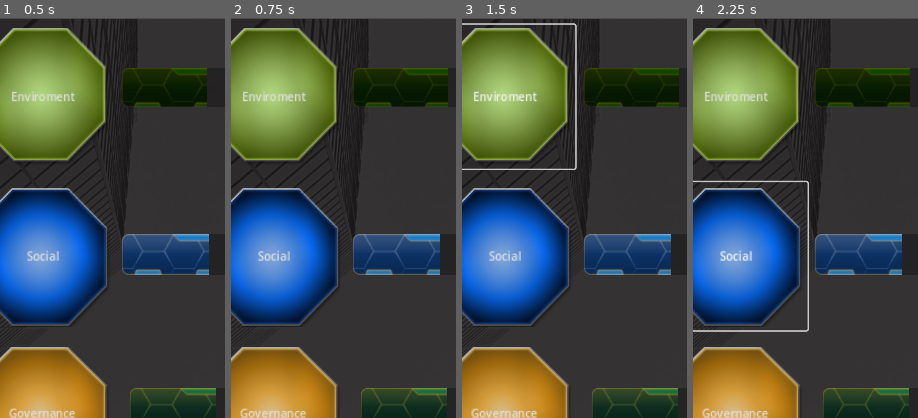
Above: before the commit, frames 1-4 (left to right).
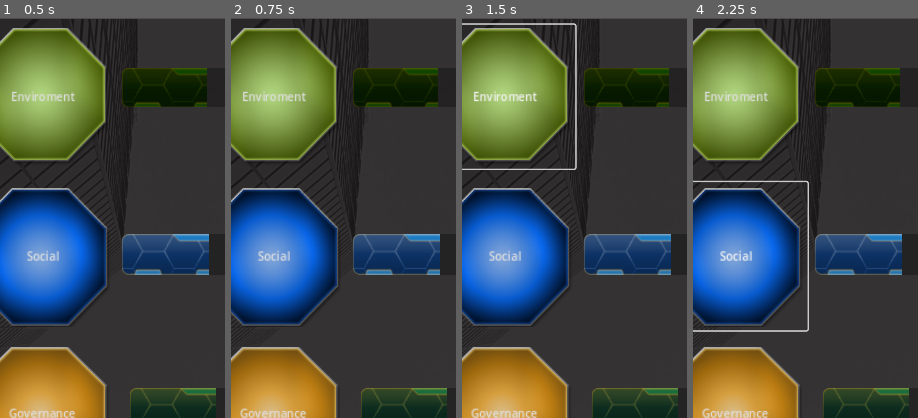
Above: after the commit, the same moments.

Repository: lu1z/hackathon_cpdi
Game: Godot game, scene res://scenes/game.tscn
The game is run twice, just before and just after one commit, with the same random seed, the same clock (stepped at 60 frames per second) and the same inputs.
Inputs:
- Up to frame 1 (0.5 s): no input
- Up to frame 2 (0.75 s): click "PRÓXIMO MÊS" at 0.5 s
- Up to frame 3 (1.5 s): click "Enviroment" at 1.25 s
- Up to frame 4 (2.25 s): click "Social" at 2 s
The pictures show only the part of the screen within x 10-60%, y 0-50%; the shares and areas given below are measured in that part.

Frame 1 is identical in both runs. In frame 2, 0.4% of the frame differs, in the area x 92-97%, y 12-23%; in frame 3, 0.4%; in frame 4, 0.4%.

Commit message:
Refactor game loop out of existence for event driven approach

Diff:
--- a/scripts/action.gd
+++ b/scripts/action.gd
@@ -1,6 +1,5 @@
-extends Object
+class_name Action extends Object
 
-class_name Action
 
 var name: StringName
 var arg1: String
@@ -8,11 +7,14 @@
 var arg3: String
 var arg4: String
 
+
 func execute():
 	Callable(Action, name).call(arg1, arg2, arg3, arg4)
 
+
 static func do_nothing(_arg1, _arg2, _arg3, _arg4):
 	pass
+
 
 static func change_revenue(_arg1, _arg2, _arg3, _arg4):
 	var value = int(_arg1)
@@ -32,10 +34,12 @@
 		turn_timer.bind(turn_timer, period)
 	)
 
+
 static func change_skips(_arg1, _arg2, _arg3, _arg4):
 	var value = int(_arg1)
 	GameManager.score_manager.skip += value
 
+
 static func change_skips_and_revenue(_arg1, _arg2, _arg3, _arg4):
 	change_skips(_arg1, "", "", "")
 	change_revenue(_arg2, _arg3, "", "")
--- a/scripts/character.gd
+++ b/scripts/character.gd
@@ -1,6 +1,4 @@
-extends Object
-
-class_name Character
+class_name Character extends Object
 
 var id: StringName
 var display_name: StringName
--- a/scripts/data_loader.gd
+++ b/scripts/data_loader.gd
@@ -1,11 +1,13 @@
-extends Object
+class_name DataLoader extends Object
 
-class_name DataLoader
 
 enum {JSON_FILE, CONFIG_FILE, CSV_FILE}
+var strategy = CONFIG_FILE
+
 
 static var QUESTIONS_FILE_PATH = "res://questions.txt"
-var strategy = CONFIG_FILE
+static var CHARACTERS_FILE_PATH = "res://characters.txt"
+
 
 func load_file():
 	match strategy:
@@ -16,24 +18,7 @@
 		JSON_FILE:
 			return load_json_file()
 
-func save_file():
-	var config = ConfigFile.new()
-
-	# Store some values.
-	config.set_value("q1", "PERGUNTA", "Jonas, Lider de manutenção setor financeiro quer implementar paineis solares para a geração de energia da empresa, voce aceita?")
-	config.set_value("q1", "ESG", [0,0,0,1,0,1,0,3,0,0,0,0,0,0,0,0,0,0,0,0,0,0,0,0,0,0,0,-1,0,-1,0,-3,0,0,0,0,0,0,0,0,0,0,0,0,0,0,0,0])
-	config.set_value("q1", "AREA", "ENVIROMENT")
-	config.set_value("q1", "SETOR", "MANUTENÇÃO")
-
-	config.set_value("q2", "PERGUNTA", "Jonas, Lider de manutenção setor financeiro quer implementar paineis solares para a geração de energia da empresa, voce aceita?")
-	config.set_value("q2", "ESG", [0,0,0,1,0,1,0,3,0,0,0,0,0,0,0,0,0,0,0,0,0,0,0,0,0,0,0,-1,0,-1,0,-3,0,0,0,0,0,0,0,0,0,0,0,0,0,0,0,0])
-	config.set_value("q2", "AREA", "ENVIROMENT")
-	config.set_value("q2", "SETOR", "MANUTENÇÃO")
-
-	# Save it to a file (overwrite if already exists).
-	config.save(QUESTIONS_FILE_PATH)
-
-
+#outdated
 func load_config_file():
 	var q_data = []
 	var config = ConfigFile.new()
@@ -62,12 +47,12 @@
 	#TODO
 	pass
 
+
 func load_csv_file():
 	var file = FileAccess.open(QUESTIONS_FILE_PATH, FileAccess.READ)
 	if file == null:
 		print(FileAccess.get_open_error())
 		return
-
 	var q_data = []
 	while not file.eof_reached():
 		var line = file.get_csv_line()
@@ -89,7 +74,9 @@
 		question.action = action
 		question.id = StringName(line[last])
 		last -= 1
-		question.actor = StringName(line[last])
+		var character = Character.new()
+		character.id = StringName(line[last])
+		question.character = character
 		last -= 1
 		question.question = StringName(line[last])
 		last -= 1
--- a/scripts/game_manager.gd
+++ b/scripts/game_manager.gd
@@ -1,67 +1,43 @@
-extends Control
+class_name GameManager extends Control
 
-class_name GameManager
+
+signal turn_advanced
+
 
 static var myself = new()
 static var question_manager: QuestionManager
 static var score_manager: ScoreManager
 static var turn: int
 
-signal turn_advanced
 
 # Called when the node enters the scene tree for the first time.
 func _ready():
 	initialize_game()
-	print("-----------------preturn-------------------")
-	score_manager.print_score()
-	print("-------------------end-------------------")
-	#Action.change_revenue(100000, 3)
-	#var qqqq = question_manager.questions.filter(func(q): return q.id == "q1")[0]
-	#qqqq.action.execute()
-	#qqqq.action.execute()
-	#var m_callable = Callable(Action, "change_revenue")
-	#m_callable.call("100000", "3")
-	turn_pipeline()
-	for iturn in 10:
-		print(question_manager.current.id)
-		score_manager.apply_revenue()
-		if turn % 2 == 0:
-			question_manager.current.action.execute()
-			score_manager.apply_cost(question_manager.current.cost)
-			score_manager.apply_scores(question_manager.current.esg, Question.yes_group)
-		else:
-			score_manager.apply_scores(question_manager.current.esg, Question.no_group)
-		score_manager.print_score()
-		$TextureRect/botaoE/progressBarE.value = score_manager.get_current_enviroment_score()
-		print("------------------endturn: " + str(turn) + " ------------------")
 
-		await $TextureRect/botaoAvancaTurno.pressed
 
 # Called every frame. 'delta' is the elapsed time since the previous frame.
 func _process(delta):
 	pass
 
+
 func initialize_game():
 	turn = 0
+	question_manager = QuestionManager.new()
+	score_manager = ScoreManager.new()
+# Debug purposes
+	print("--------------------preturn----------------------")
+	score_manager.print_score()
+	print("-----------------preturn-ended-------------------")
 
-	question_manager = QuestionManager.new()
-	question_manager.load_questions()
-	question_manager.shuffle_questions()
-
-	score_manager = ScoreManager.new()
-	score_manager.score_initialize()
-
-func turn_pipeline():
-	pre_turn()
-	turn_processing()
-	post_turn()
 
 func pre_turn():
 	turn += 1
 	myself.turn_advanced.emit()
+	score_manager.apply_revenue()
 	print("------------------turn: " + str(turn) + " ------------------")
 
-func turn_processing():
+
+func present_question():
 	var bad_luck_protection = score_manager.check_bias_necessity()
 	if bad_luck_protection < 0:
 		return question_manager.draw_question()
@@ -69,29 +45,53 @@
 		bad_luck_protection,
 		score_manager.DEFAULT_BIAS_MAGNITUDE
 	)
-	match bad_luck_protection: #debug purposes
+#debug purposes
+	match bad_luck_protection:
 		0:
 			print("-------Triggered Enviroment bias---------")
 			print("Enviroment yes sum: " + str(question_manager.current.group_sum(Question.yes_enviroment) ) )
 			print("Enviroment no  sum: " + str(question_manager.current.group_sum(Question.no_enviroment) ) )
-			print("-------TURN: " + str(turn % 2))
+			print("-------TURN PARITY: " + str(turn % 2))
 		1:
 			print("-------Triggered Social bias---------")
 			print("Social yes sum: " + str(question_manager.current.group_sum(Question.yes_social) ) )
 			print("Social no  sum: " + str(question_manager.current.group_sum(Question.no_social) ) )
-			print("-------TURN: " + str(turn % 2))
+			print("-------TURN PARITY: " + str(turn % 2))
 		2:
 			print("-------Triggered Governance bias---------")
 			print("Governance yes sum: " + str(question_manager.current.group_sum(Question.yes_governance) ) )
 			print("Governance no  sum: " + str(question_manager.current.group_sum(Question.no_governance) ) )
-			print("-------TURN: " + str(turn % 2))
+			print("-------TURN PARITY: " + str(turn % 2))
+# Debug purposes
+	print("Chosen question: " + question_manager.current.id)
+
 
 func post_turn():
+#Debug
+	#change this to native signal value_changed(value)
+	#$TextureRect/botaoE/progressBarE.value = score_manager.get_current_enviroment_score()
+	print("------------------endturn: " + str(turn) + " ------------------")
 	if score_manager.check_win_condition():
 		print("---------------------Won-------------------")
 	if score_manager.check_lose_condition():
 		print("---------------------Lost-------------------")
 
+
+# connect to yes button
+func _on_botao_pergunta_nao_pressed():
+	score_manager.apply_scores(question_manager.current.esg, Question.no_group)
+	post_turn()
+
+
+# connect to yes button
+func _on_botao_pergunta_sim_pressed():
+	score_manager.apply_cost(question_manager.current.cost)
+	score_manager.apply_scores(question_manager.current.esg, Question.yes_group)
+	question_manager.current.action.execute()
+	post_turn()
+
+
 func _on_botao_avanca_turno_pressed():
 	print("Next turn pressed")
-	turn_pipeline()
+	pre_turn()
+	present_question()
--- a/scripts/question.gd
+++ b/scripts/question.gd
@@ -1,9 +1,7 @@
-extends Object
-
-class_name Question
+class_name Question extends Object
 
 var id: StringName
-var actor: StringName
+var character: Character
 var question: StringName
 var yes: StringName
 var no: StringName
--- a/scripts/question_manager.gd
+++ b/scripts/question_manager.gd
@@ -1,23 +1,32 @@
-extends Object
+class_name QuestionManager extends Object
 
-class_name QuestionManager
 
 var questions: Array
 var current: Question
+
+
+func _init():
+	load_questions()
+	shuffle_questions()
+
 
 func load_questions():
 	var loader = DataLoader.new()
 	loader.strategy = loader.CSV_FILE
 	questions = loader.load_file()
 
+
 func shuffle_questions():
 	questions.shuffle()
+
 
 func draw_question():
 	current = questions.pop_back()
 
+
 func is_group_sum_grater_than(q: Question, yes_section: Array, no_section, magnitude: int):
 	return q.group_sum(yes_section) > magnitude or q.group_sum(no_section) > magnitude
+
 
 func find_elegibles_pick_one(yes_section: Array, no_section, magnitude: int):
 	var positives = questions.filter(
@@ -31,6 +40,7 @@
 	current = positives.pick_random()
 	questions.erase(current)
 
+
 func draw_question_with_bias(bias: Question.ESG_GROUPS, magnitude: int):
 	match bias:
 		Question.ESG_GROUPS.ENVIROMENT:
@@ -39,6 +49,7 @@
 			return find_elegibles_pick_one(Question.yes_social, Question.no_social, magnitude)
 		Question.ESG_GROUPS.GOVERNANCE:
 			return find_elegibles_pick_one(Question.yes_governance, Question.no_governance, magnitude)
+
 
 func print_ESG(idxs, group, score):
 	for i in idxs:
@@ -50,6 +61,7 @@
 			str(score[i])
 		)
 
+
 func print_ESGs():
 	print_ESG(Question.yes_enviroment, " --- Yes on Enviroment Score: ", current.esg)
 	print_ESG(Question.yes_social, " --- Yes on Social Score: ", current.esg)
--- a/scripts/score_manager.gd
+++ b/scripts/score_manager.gd
@@ -1,11 +1,11 @@
-extends Object
+class_name ScoreManager extends Object
 
-class_name ScoreManager
 
 var score: Array
 var money: int
 var revenue: int
 var skip: int
+
 
 static var DEFAULT_INITIAL_SCORE = 0 #Valor inicial de cada topico dentro do esg
 static var DEFAULT_INITIAL_MONEY = 1_000_000 #Dinheiro inicial
@@ -15,6 +15,11 @@
 static var DEFAULT_BIAS_MAGNITUDE = 5 #Filtro de quanto a soma de um grupo deve ter para ser elegivel como anti bad luck
 static var DEFAULT_BIAS_TRIGGER = int(DEFAULT_LOSE_CONDITION / 2) #Quão baixo o score do grupo deve estar para acionar a mecanica anti bad luck
 
+
+func _init():
+	score_initialize()
+
+
 func score_initialize():
 	money = DEFAULT_INITIAL_MONEY
 	revenue = DEFAULT_INITIAL_REVENUE
@@ -22,26 +27,33 @@
 	score.resize(len(Question.indexedNames))
 	score.fill(DEFAULT_INITIAL_SCORE)
 
+
 func get_current_group_score(group: Array):
 	var sum = 0
 	for i in group:
 		sum += score[i]
 	return sum
 
+
 func get_current_enviroment_score():
 	return get_current_group_score(Question.yes_enviroment)
+
 
 func get_current_social_score():
 	return get_current_group_score(Question.yes_social)
 
+
 func get_current_governance_score():
 	return get_current_group_score(Question.yes_governance)
+
 
 func apply_revenue():
 	money += revenue
 
+
 func apply_cost(cost):
 	money += cost
+
 
 func print_score():
 	print("Money: " + str(money) + " Revenue: " + str(revenue))
@@ -49,6 +61,7 @@
 		" Social Score: " + str(get_current_social_score()) +
 		" Governance Score: " + str(get_current_governance_score())
 	)
+
 
 func check_bias_necessity():
 	if get_current_enviroment_score() < DEFAULT_BIAS_TRIGGER:
@@ -59,11 +72,13 @@
 		return Question.ESG_GROUPS.GOVERNANCE
 	return -1
 
+
 func apply_scores(esg: Array, group: Array):
 	var index = 0
 	for i in group:
 		score[index] += esg[i]
 		index += 1
+
 
 func check_win_condition():
 	var env = get_current_enviroment_score() >= DEFAULT_WIN_CONDITION
@@ -71,6 +86,7 @@
 	var gov = get_current_governance_score() >= DEFAULT_WIN_CONDITION
 	return env and soc and gov
 
+
 func check_lose_condition():
 	var env = get_current_enviroment_score() <= DEFAULT_LOSE_CONDITION
 	var soc = get_current_social_score() <= DEFAULT_LOSE_CONDITION
